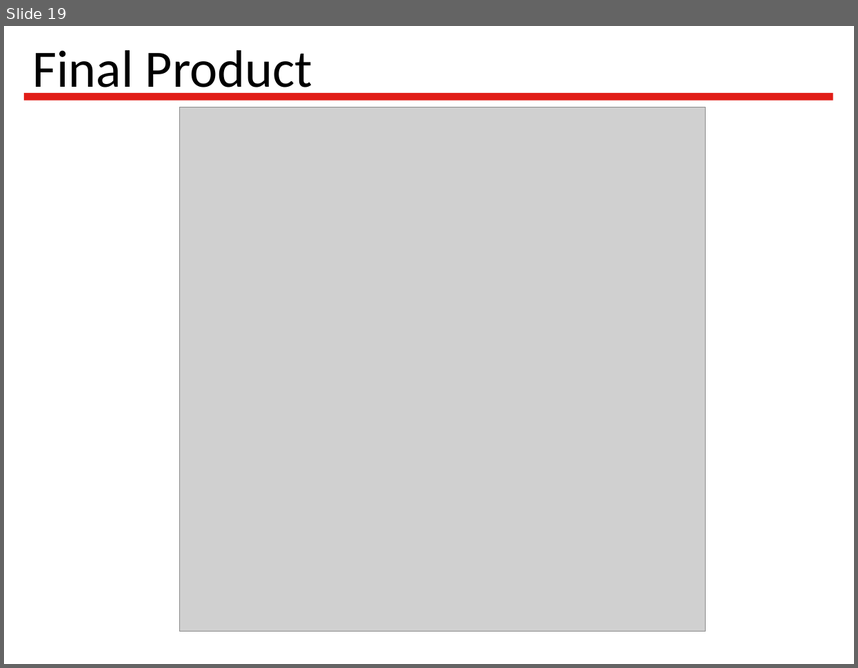
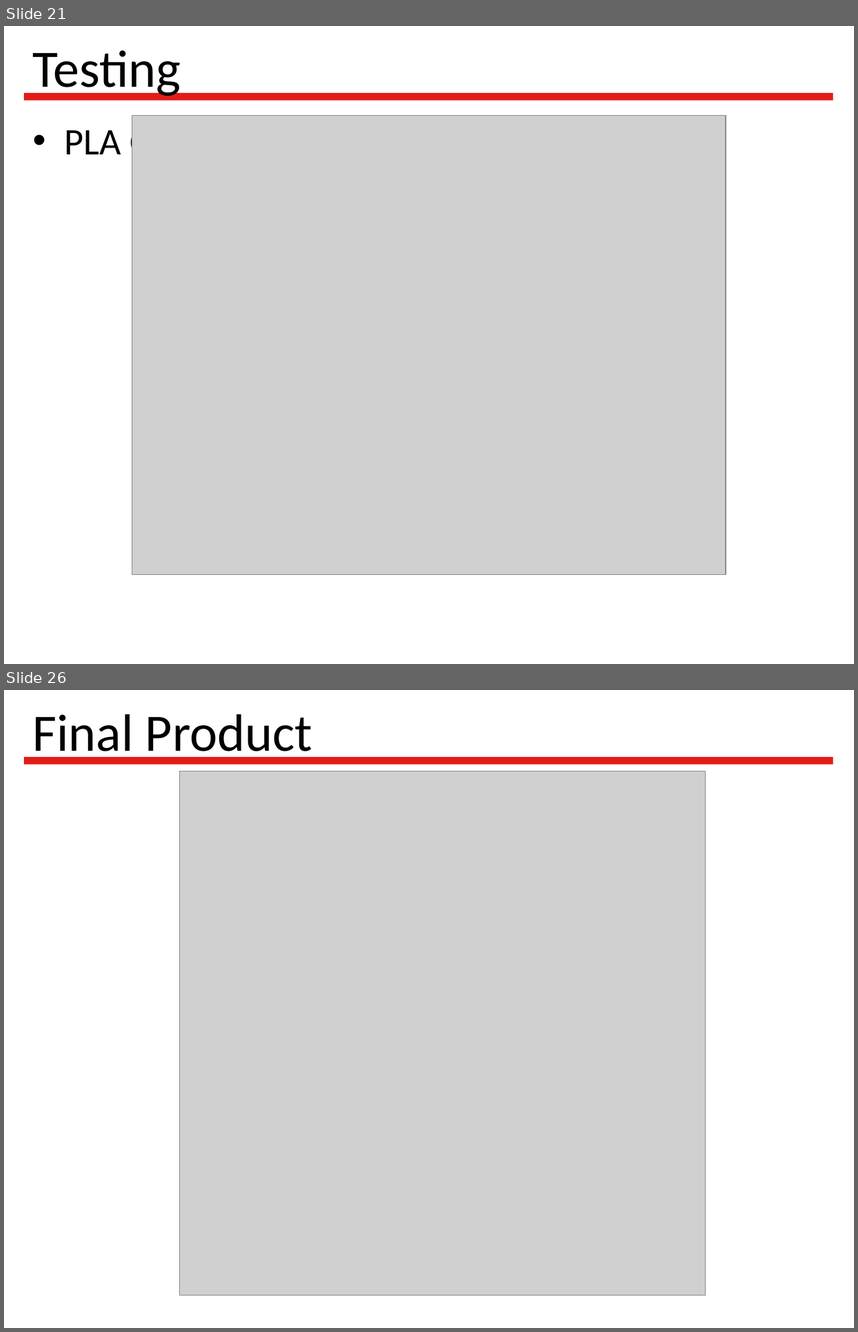
Before and after one commit to Latootoo/ECSE_548, a slide deck: Reports/presentation/Vlsi_project_presentation.ppt. Shown one above the other, each under a label of ours: slide 19 before the commit, slides 21 and 26 after it; the slides between them are not shown. The pictures are 858x668 and 858x1332 pixels, drawn with LibreOffice and Linux fonts; fonts in the diff are those of the drawing; grey boxes stand for pictures; background and template pictures are left out. Boxes give left, top, right and bottom in pixels: in the first picture for what was removed or moved away, otherwise in the second. Text is boxed around its words. In the diff, an @@ line names an element or a change of style, - is before the commit and + after.

```diff
--- a/Reports/presentation/Vlsi_project_presentation.ppt
+++ b/Reports/presentation/Vlsi_project_presentation.ppt
@@ slide 21 added at (4, 26, 854, 664), background #FFFFFF; not listed: 1 template element that a slide beside it also shows @@
@@ title added at (33, 50, 181, 99), 49 pt, text #000000 @@
+Testing
@@ text added at (65, 123, 282, 163), 35 pt, text #000000 @@
+• PLA Controller
@@ picture added at (132, 116, 726, 575) @@
@@ what was slide 19 is now slide 26 @@
```
Also in this commit, not shown: 5 slides changed, 7 other slides added, 1 slide removed, 4 other files.
